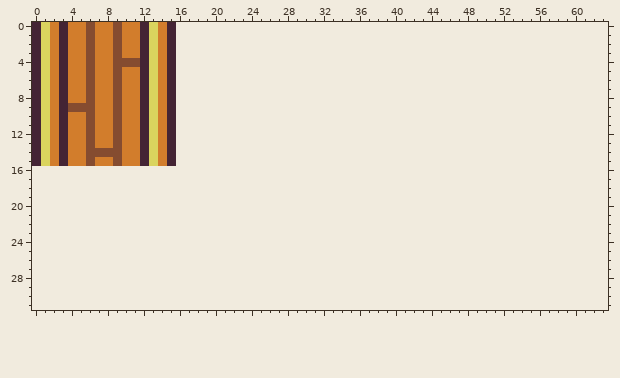
Edited in one commit: pixel-art sprite (img/wall.png). That is the earlier state.
The file is 32x32 pixels, drawn in blocks of 2x2; one block is one cell here. The old version is drawn lined up with the new one, on the new canvas.
New version:
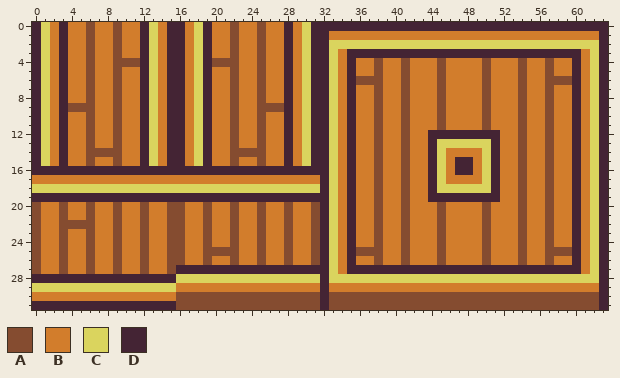
Palette (. is transparent): A #854c30  B #d27d2c  C #dad45e  D #442434
Difference:
canvas 16x16 -> 64x32
Changed rows in their new state; - is an unchanged pixel.
first column x 0:
 0 ----------------DBCDBBABBABBDBCDDDDDDDDDDDDDDDDDDDDDDDDDDDDDDDDD
 1 ----------------DBCDBBABBABBDBCDDBBBBBBBBBBBBBBBBBBBBBBBBBBBBBBD
 2 ----------------DBCDBBABBABBDBCDDCCCCCCCCCCCCCCCCCCCCCCCCCCCCCCD
 3 ----------------DBCDBBABBABBDBCDDCBDDDDDDDDDDDDDDDDDDDDDDDDDDBCD
 4 ----------------DBCDAAABBABBDBCDDCBDBBABBABBBABBBBABBBABBABBDBCD
 5 ----------------DBCDBBABBABBDBCDDCBDBBABBABBBABBBBABBBABBABBDBCD
 6 ----------------DBCDBBABBABBDBCDDCBDAAABBABBBABBBBABBBABBAAADBCD
 7 ----------------DBCDBBABBABBDBCDDCBDBBABBABBBABBBBABBBABBABBDBCD
 8 ----------------DBCDBBABBABBDBCDDCBDBBABBABBBABBBBABBBABBABBDBCD
 9 ----------------DBCDBBABBAAADBCDDCBDBBABBABBBABBBBABBBABBABBDBCD
10 ----------------DBCDBBABBABBDBCDDCBDBBABBABBBABBBBABBBABBABBDBCD
11 ----------------DBCDBBABBABBDBCDDCBDBBABBABBBABBBBABBBABBABBDBCD
12 ----------------DBCDBBABBABBDBCDDCBDBBABBABBDDDDDDDDBBABBABBDBCD
13 ----------------DBCDBBABBABBDBCDDCBDBBABBABBDCCCCCCDBBABBABBDBCD
14 ----------------DBCDBBAAAABBDBCDDCBDBBABBABBDCBBBBCDBBABBABBDBCD
15 ----------------DBCDBBABBABBDBCDDCBDBBABBABBDCBDDBCDBBABBABBDBCD
16 DDDDDDDDDDDDDDDDDDDDDDDDDDDDDDDDDCBDBBABBABBDCBDDBCDBBABBABBDBCD
17 BBBBBBBBBBBBBBBBBBBBBBBBBBBBBBBBDCBDBBABBABBDCBBBBCDBBABBABBDBCD
18 CCCCCCCCCCCCCCCCCCCCCCCCCCCCCCCCDCBDBBABBABBDCCCCCCDBBABBABBDBCD
19 DDDDDDDDDDDDDDDDDDDDDDDDDDDDDDDDDCBDBBABBABBDDDDDDDDBBABBABBDBCD
20 ABBABBABBABBABBAABBABBABBABBABBADCBDBBABBABBBABBBBABBBABBABBDBCD
21 ABBABBABBABBABBAABBABBABBABBABBADCBDBBABBABBBABBBBABBBABBABBDBCD
22 ABBAAAABBABBABBAABBABBABBABBABBADCBDBBABBABBBABBBBABBBABBABBDBCD
23 ABBABBABBABBABBAABBABBABBABBABBADCBDBBABBABBBABBBBABBBABBABBDBCD
24 ABBABBABBABBABBAABBABBABBABBABBADCBDBBABBABBBABBBBABBBABBABBDBCD
25 ABBABBABBABBABBAABBAAAABBABBABBADCBDAAABBABBBABBBBABBBABBAAADBCD
26 ABBABBABBABBABBAABBABBABBABBABBADCBDBBABBABBBABBBBABBBABBABBDBCD
27 ABBABBABBABBABBADDDDDDDDDDDDDDDDDCBDDDDDDDDDDDDDDDDDDDDDDDDDDBCD
28 DDDDDDDDDDDDDDDDCCCCCCCCCCCCCCCCDCCCCCCCCCCCCCCCCCCCCCCCCCCCCCCD
29 CCCCCCCCCCCCCCCCBBBBBBBBBBBBBBBBDBBBBBBBBBBBBBBBBBBBBBBBBBBBBBBD
30 BBBBBBBBBBBBBBBBAAAAAAAAAAAAAAAADAAAAAAAAAAAAAAAAAAAAAAAAAAAAAAD
31 DDDDDDDDDDDDDDDDAAAAAAAAAAAAAAAADAAAAAAAAAAAAAAAAAAAAAAAAAAAAAAD
Where, in picture pixels (left, top, right, bottom), the same in both pictures:
added: (32, 22, 608, 310)
